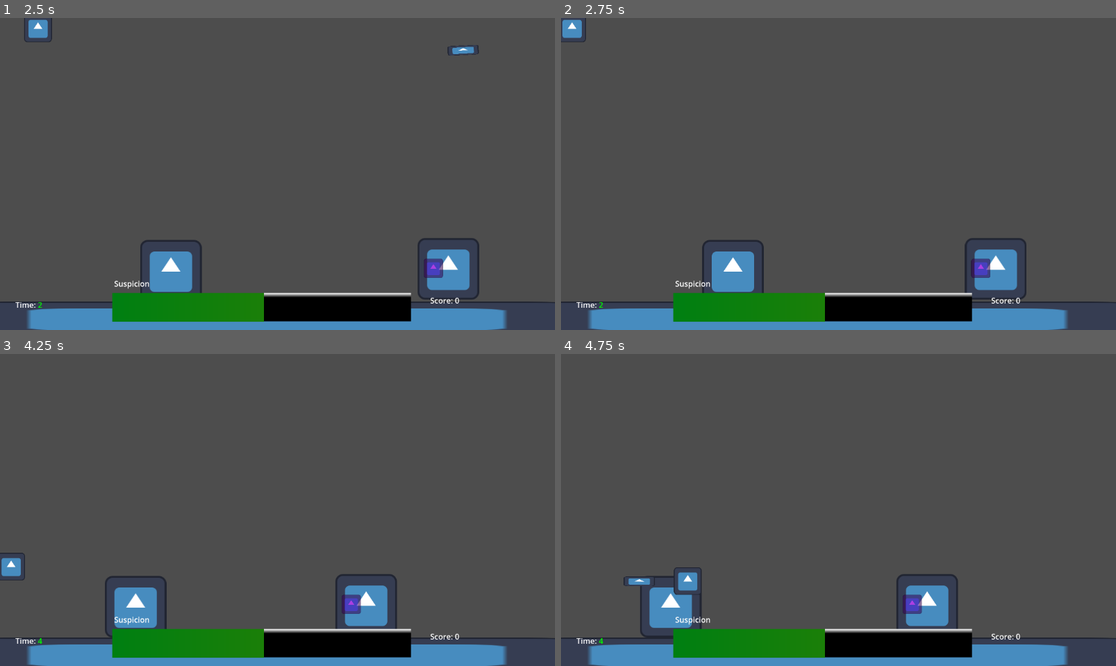
Above: before the commit, frames 1-4 (two rows, left to right).
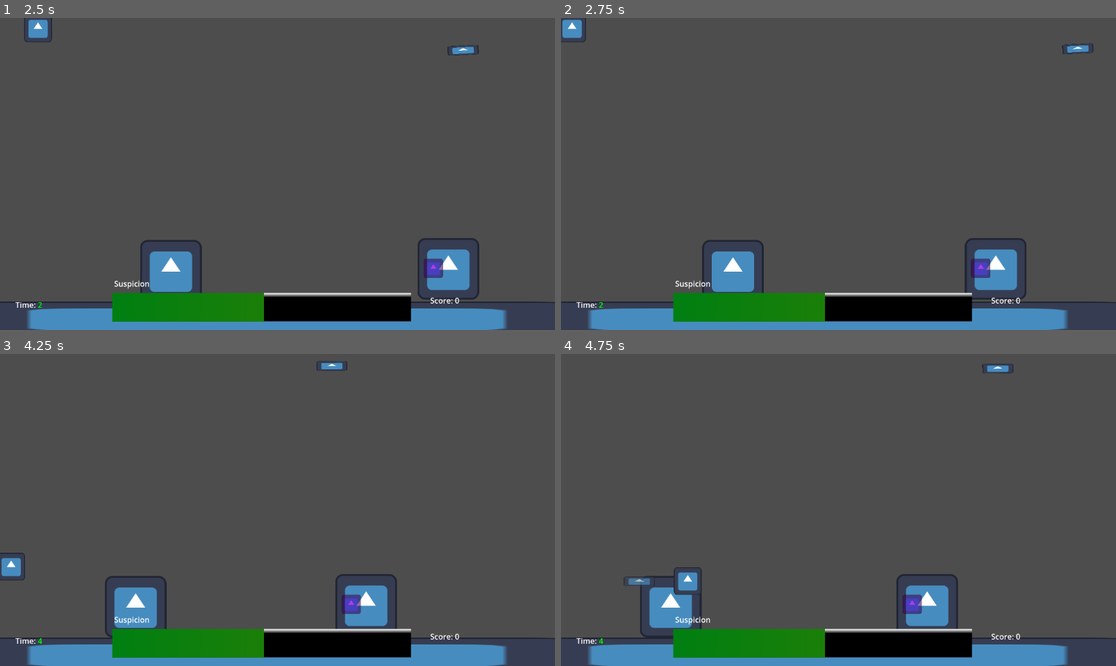
Above: after the commit, the same moments.

Repository: Jose-YP/Melon2023
Game: Godot game, scene res://Scenes/Main.tscn
Same seed, same stepped clock (60 frames per second), same inputs: the game is played once before the commit and once after it. The engine's default icon, where the game draws it, is replaced by a stand-in: a white triangle on a blue panel in a dark square.
Inputs (mouse positions are in pixels of both pictures, inside the frame that each line leads up to):
- Up to frame 1 (2.5 s): tap Enter at 0.5 s; move the mouse to (249, 236) at 0.52 s; press the mouse at (249, 236) at 0.53 s; hold W (Up) 0.53-2.03 s; move the mouse to (444, 220) at 1.27 s; release the mouse at (444, 220) at 1.28 s; click (444, 220) at 1.35 s; move the mouse to (111, 127) at 2.02 s; press the mouse at (111, 127) at 2.03 s; hold A (Left) from 2.03 s (still down)
- Up to frame 2 (2.75 s): keep holding A (Left)
- Up to frame 3 (4.25 s): move the mouse to (305, 510) at 2.77 s; release the mouse at (305, 510) at 2.78 s; click (305, 510) at 2.85 s; move the mouse to (194, 432) at 3.52 s; release A (Left) at 3.53 s; press the mouse at (194, 432) at 3.53 s; hold S (Down) from 3.53 s (still down)
- Up to frame 4 (4.75 s): move the mouse to (960, 494) at 4.27 s; release S (Down) at 4.28 s; release the mouse at (960, 494) at 4.28 s; hold D (Right) from 4.28 s (still down); click (960, 494) at 4.35 s

Frame 1 is identical in both runs. In frame 2, 0.1% of the frame differs, in the area x 90-96%, y 8-12%; in frame 3, 0.1%; in frame 4, 0.2%, in the area x 12-82%, y 3-74%.

Commit message:
Starting to make Spawning and a little polish

Diff:
--- a/Code/Main.gd
+++ b/Code/Main.gd
@@ -1,7 +1,9 @@
 extends Node2D
 
 @export_range(2,6) var maxCharacters: int = 2
-@export_range(1,3) var maxLovers: int = 1
+@export_range(1,2) var maxLovers: int = 1
+@export var characterScene: PackedScene
+@export var LoverScene: PackedScene
 
 @onready var player: CharacterBody2D = $Player
 @onready var UI: CanvasLayer = $UI/CanvasLayer
@@ -9,13 +11,12 @@
 @onready var spawnTimers: Array[Timer] = [$SpawnTimers/ShortTimer,$SpawnTimers/MidTimer,$SpawnTimers/LongTimer]
 
 signal riseScore
+signal ohNo
 signal changeSuspect(ammount)
 
 var characterArray: Array = []
-var nonLoverArray: Array = []
-var loverArray: Array = []
-var currentCharacters: int = 2
-var currentLovers: int = 1
+var currentCharacters: int = 0
+var currentLovers: int = 0
 var startedSpawning: bool = false
 
 #----------------------------------------------
@@ -24,11 +25,11 @@
 func _ready():
 	for character in get_tree().get_nodes_in_group("Character"): #Will have both characters and lovers
 		if character.assignedType == character.type.LOVER:
-			loverArray.append(character)
-		else:
-			nonLoverArray.append(character)
+			currentLovers += 1
+
 		characterArray.append(character)
 		character.connect("left",on_despawn)
+		currentCharacters += 1
 
 	for lover in get_tree().get_nodes_in_group("Lover"): #Will only have lovers
 		lover.connect("convinced",_on_lover_convinced)
@@ -39,21 +40,42 @@
 		timer.set_autostart(false)
 		timer.connect("timeout",on_spawnTimer_timeout)
 
-	print(loverArray)
-	print(nonLoverArray)
-
 func _process(_delta):
 	if player.whispering:
 		player.position = player.meleeFocus.whisperArea.global_position
 
+	if startedSpawning:
+		var atLeastOne = false
+		for timer in spawnTimers:
+			if not timer.is_stopped():
+				atLeastOne = true
+
+		if not atLeastOne:
+			spawnTimers[randi_range(0,2)].start()
+
 #----------------------------------------------
 #GAME LOOP
 #----------------------------------------------
-func spawnCharacter():
-	pass
-
-func spawnLover():
-	pass
+func spawnCharacter(location):
+	var loverChance = false
+	if currentLovers == 0 or randi_range(0,3) == 1:
+		loverChance = true
+
+	if currentLovers < maxLovers and loverChance:
+		spawnCharaMini(location,LoverScene)
+	else:
+		spawnCharaMini(location,characterScene)
+
+func spawnCharaMini(location,scenetype):
+	var CharNew = scenetype.instantiate()
+	CharNew.position = location
+	CharNew.assignedMove = CharNew.move.SPAWN
+	characterArray.append(CharNew)
+
+	if scenetype == characterScene:
+		$Characters.add_child(CharNew)
+	else:
+		$Lovers.add_child(CharNew)
 
 func loverConfidence(body,crush):
 	var distance = crush.global_position.x - body.global_position.x
@@ -81,15 +103,20 @@
 			body.currentTween.kill()
 			body.moving = false
 
+		#Make sure both parties face the same side
+		if crush.scale.x != body.scale.x:
+			print("Different Directions")
+			crush.scale.x *= -1
+			crush.facing *= -1
+
 		body.assignedMove = body.move.LEAVE
 		crush.assignedMove = body.move.LEAVE
 
-
 func riseLimits(character,lover = false):
-	if character:
-		pass
-	if lover:
-		pass
+	if character and maxCharacters < 6:
+		maxCharacters += 1
+	if lover and maxLovers < 2:
+		maxLovers += 1
 
 #----------------------------------------------
 #FAIL STATE
@@ -105,9 +132,9 @@
 #HELPER FUNCTIONS
 #----------------------------------------------
 func getLoverCrush(currentLover):
-	var tempCrush = characterArray[randi_range(0,characterArray.size()-1)] #For now brute force it
+	var tempCrush = characterArray[randi_range(0,characterArray.size())] #For now brute force it
+
 	while(tempCrush.crushedOn == false):
-
 		if tempCrush.crushedOn == false and tempCrush != currentLover: #No narcicists
 			currentLover.crush = tempCrush
 			tempCrush.crushedOn = true
@@ -115,7 +142,8 @@
 
 		else:
 			print("Hit")
-			tempCrush = nonLoverArray[randi_range(0,nonLoverArray.size()-1)]
+			tempCrush.crushedOn = false
+			tempCrush = characterArray[randi_range(0,characterArray.size())]
 
 	print(currentLover, "Crush: ",currentLover.crush)
 
@@ -144,7 +172,8 @@
 
 	#Reset player things
 	player.bow.hide()
-	player.rotation = 0 #make this a tween later
+	var resetTween = player.create_tween().bind_node(player)
+	resetTween.tween_property(player,"rotation",0,1).set_trans(Tween.TRANS_BOUNCE)
 
 func _on_player_whisper(target):
 	if target.canWhisper:
@@ -164,11 +193,21 @@
 func _on_canvas_layer_start_spawning():
 	startedSpawning = true
 
-func on_despawn(status):
-	if status:
+func on_despawn(body):
+	currentCharacters -= 1
+	characterArray.erase(body)
+
+	if body.assignedType == body.type.LOVER:
+		currentLovers -= 1
+
+	if body.inLove:
 		riseScore.emit()
 	else:
 		pass
 
 func on_spawnTimer_timeout():
-	pass
+	print("Spawning time")
+	print(currentCharacters, "vs. ", maxCharacters)
+	if currentCharacters < maxCharacters:
+		var marker = spawnArray[randi_range(0,1)]
+		spawnCharacter(marker.position)
--- a/Code/UI.gd
+++ b/Code/UI.gd
@@ -38,7 +38,7 @@
 	var timeText = str("[color=green]",totalTime,"[/color]")
 	timerText.clear()
 
-	if totalTime == 30:
+	if totalTime == 5:
 		startSpawning.emit()
 
 	if totalTime > 30:
--- a/Code/arrow.gd
+++ b/Code/arrow.gd
@@ -6,6 +6,7 @@
 
 var sticking: bool = false
 var stickPos: Vector2
+var currentTween
 
 #----------------------------------------------
 #INITIALIZATION AND PROCESS
@@ -25,17 +26,22 @@
 	stickPos = position
 	linear_velocity = Vector2.ZERO
 	sticking = true #Might make a tween to make it's despawn look better
+	var vanishTween = $".".create_tween().bind_node(self)
+	currentTween = vanishTween
+	vanishTween.connect("finished",_on_vanish_timeout)
+
+	vanishTween.tween_property($".","modulate",Color.TRANSPARENT,.75)
 
 #----------------------------------------------
 #SIGNALS
 #----------------------------------------------w
-func _on_timer_timeout(): #Despawn
+func _on_vanish_timeout(): #Despawn
 	queue_free()
 
 func _on_stick_area_area_entered(area):
 	stick()
 	var struck = area.get_parent()
 
-	if (struck.assignedType == struck.type.LOVER) and not struck.hit:
+	if struck.has_node("WhisperNodes") and not struck.hit:
 		struckLover.emit(struck)
 		struck.persuingCrush = true
--- a/Code/character.gd
+++ b/Code/character.gd
@@ -6,7 +6,7 @@
 
 @export var tweenSpeed: int = 20
 
-signal left(status)
+signal left(body)
 
 var assignedType
 var assignedMove
@@ -73,13 +73,13 @@
 
 		move.LEAVE:
 			await movement(1000)
-			if position.x > 1000 or position.x < -400:
+			if global_position.x > 1300 or global_position.x < -500:
 				despawn()
 
 		move.SPAWN:
 			await movement(randi_range(300,600))
 			moving = false
-			if position.x > -300 and position.x < 900:
+			if global_position.x > -300 and global_position.x < 900:
 				currentTween.kill()
 				assignedMove = move.WANDER
 
@@ -136,7 +136,7 @@
 #HELPER FUNTIONS
 #----------------------------------------------
 func despawn():#Will have other stuff to determine what should be done before they despawn
-	left.emit(inLove)
+	await left.emit(self)
 	queue_free()
 
 #----------------------------------------------
--- a/Scenes/Main.tscn
+++ b/Scenes/Main.tscn
@@ -16,6 +16,8 @@
 
 [node name="MainGame" type="Node2D"]
 script = ExtResource("1_v2ock")
+characterScene = ExtResource("2_36bu7")
+LoverScene = ExtResource("3_sb2b3")
 
 [node name="UI" type="Control" parent="."]
 layout_mode = 3
--- a/Scenes/arrow.tscn
+++ b/Scenes/arrow.tscn
@@ -22,9 +22,6 @@
 position = Vector2(22, 0)
 shape = SubResource("RectangleShape2D_8j0wl")
 
-[node name="Timer" type="Timer" parent="."]
-wait_time = 1.25
-
 [node name="StickArea" type="Area2D" parent="."]
 collision_mask = 17
 
@@ -33,5 +30,8 @@
 shape = SubResource("RectangleShape2D_cv7nt")
 debug_color = Color(0.952941, 0.0196078, 0.556863, 0.419608)
 
-[connection signal="timeout" from="Timer" to="." method="_on_timer_timeout"]
+[node name="Timer" type="Timer" parent="."]
+wait_time = 2.0
+
 [connection signal="area_entered" from="StickArea" to="." method="_on_stick_area_area_entered"]
+[connection signal="timeout" from="Timer" to="." method="_on_vanish_timeout"]
